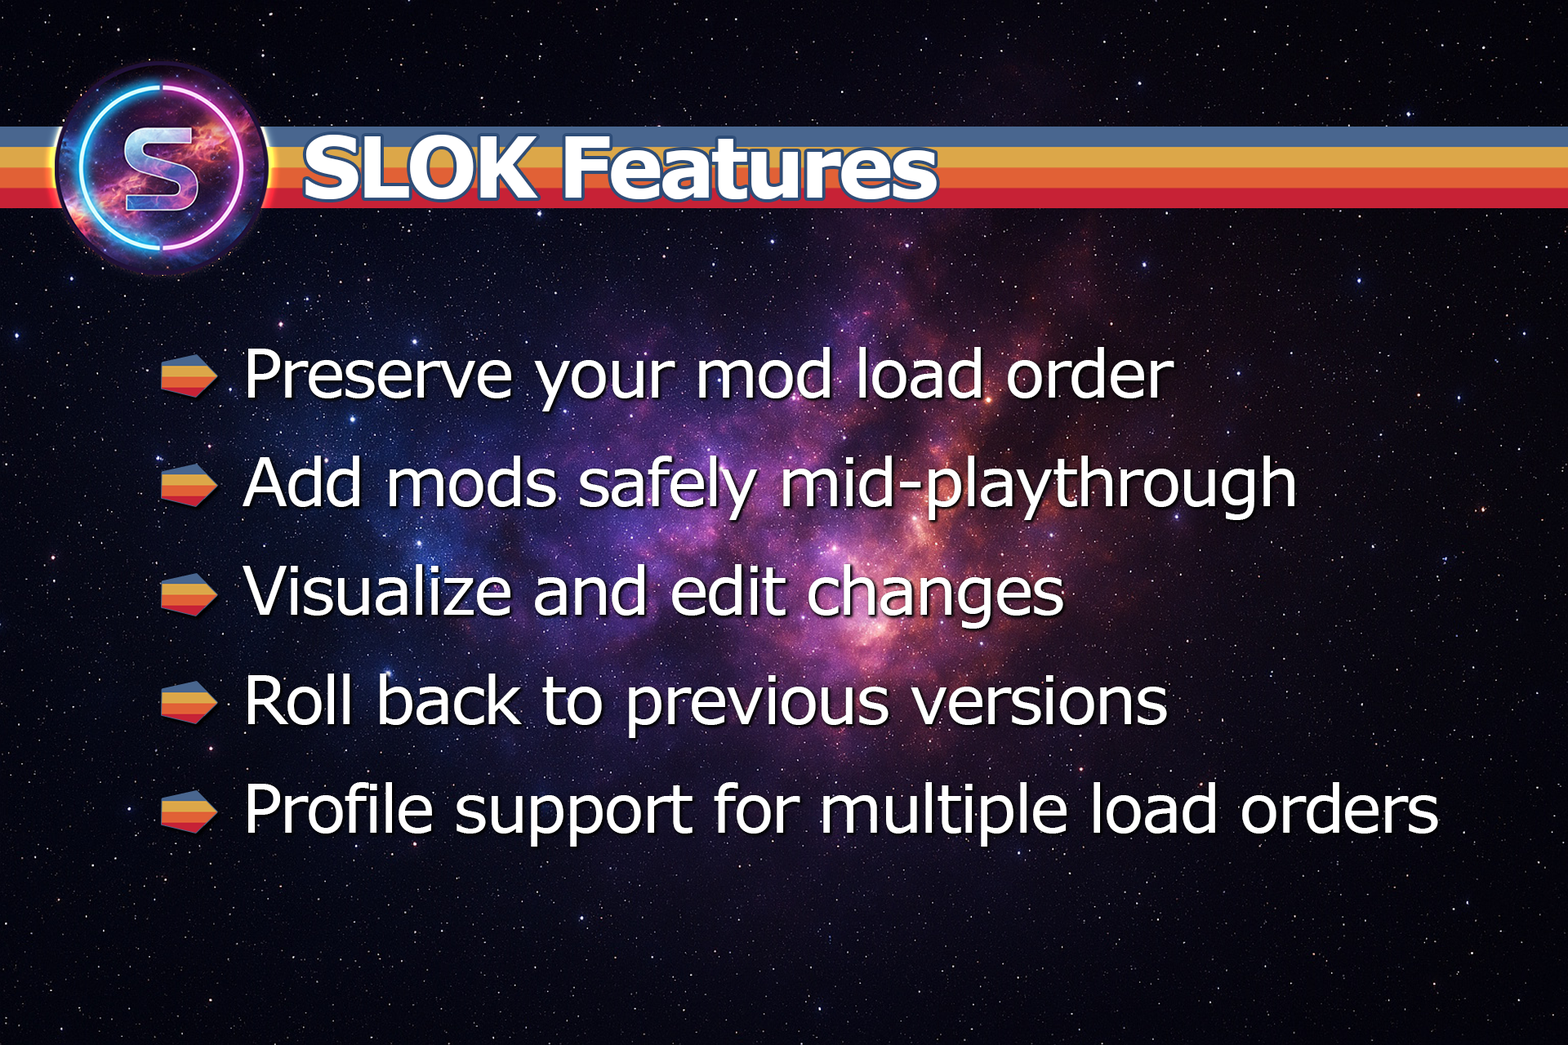
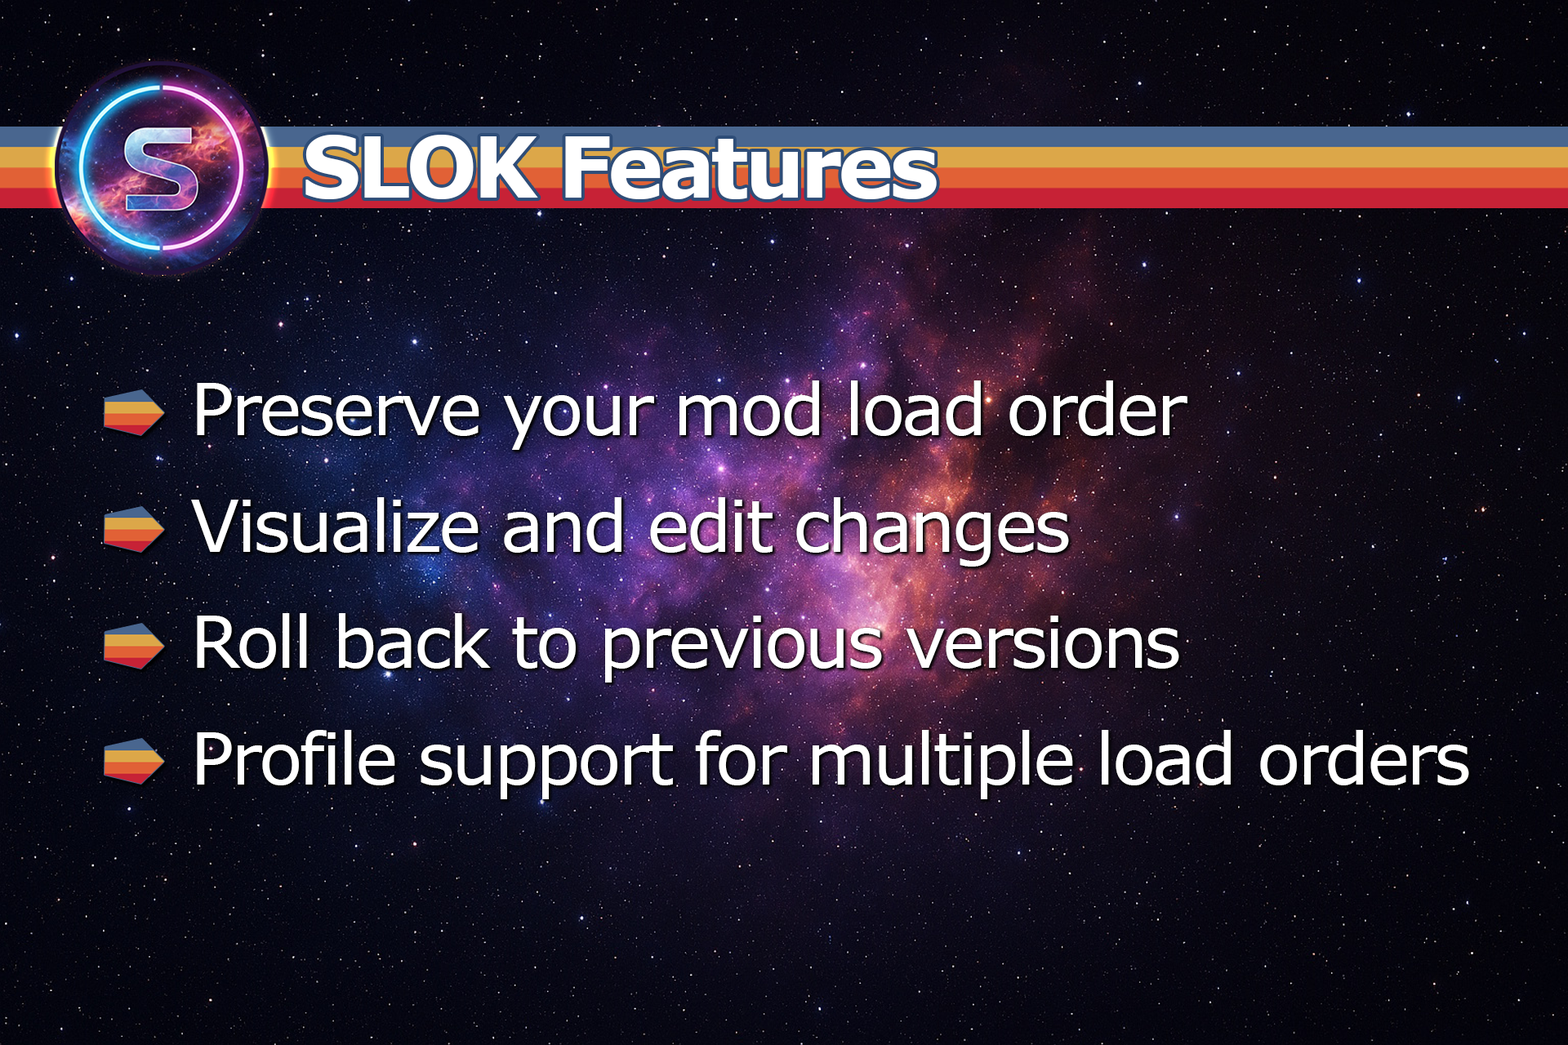
Revision of a layered (1568, 1045) image; what changed, layer by layer:
hid group "Group 1 copy 4" (2 layers) over [160, 790, 222, 838]
painted on "Layer 1" (2nd of 6, in "Group 2" › "Group 1 copy 4") over [160, 790, 222, 838]
painted on "Polygon 1" (1st of 5, in "Group 2" › "Group 1 copy 4") over [160, 791, 218, 838]
painted on "Layer 1" (3rd of 6, in "Group 2" › "Group 1 copy 3") over [103, 681, 223, 785]
painted on "Polygon 1" (2nd of 5, in "Group 2" › "Group 1 copy 3") over [104, 681, 218, 784]
painted on "Layer 1" (4th of 6, in "Group 2" › "Group 1 copy 2") over [103, 573, 223, 669]
painted on "Polygon 1" (3rd of 5, in "Group 2" › "Group 1 copy 2") over [104, 574, 218, 669]
painted on "Layer 1" (5th of 6, in "Group 2" › "Group 1 copy") over [103, 463, 223, 553]
painted on "Polygon 1" (4th of 5, in "Group 2" › "Group 1 copy") over [104, 464, 218, 553]
painted on "Layer 1" (6th of 6, in "Group 2" › "Group 1") over [103, 355, 223, 437]
painted on "Polygon 1" (5th of 5, in "Group 2" › "Group 1") over [104, 355, 218, 436]
renamed "Preserve your mod load order Add mods safely mid-playthrough Vi" to "Preserve your mod load order Visualize and edit changes Roll ba", painted on it over [191, 347, 1470, 847]